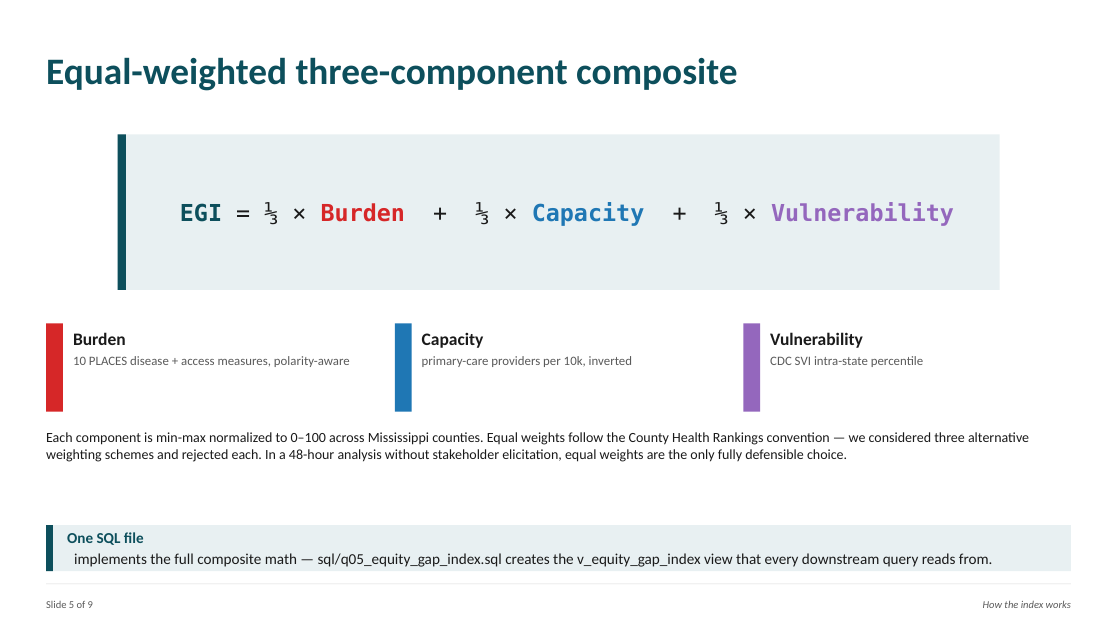
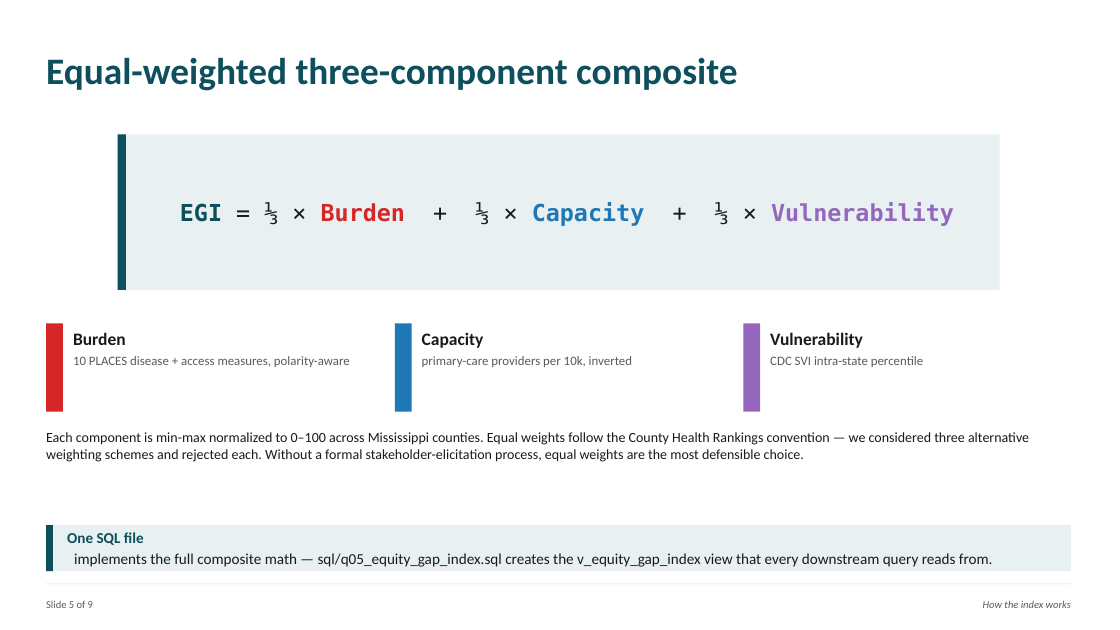
Before and after one commit to yarwen0/hackathon, a slide deck: slide 5 of presentation.pptx. Drawn at 1120x630 pixels with LibreOffice and Linux fonts; fonts in the diff are those of the drawing. Boxes give left, top, right and bottom in pixels: in the first picture for what was removed or moved away, otherwise in the second. Text is boxed around its words. In the diff, an @@ line names an element or a change of style, - is before the commit and + after.

```diff
--- a/presentation.pptx
+++ b/presentation.pptx
@@ text at [46,432,1029,462]: text changed @@
-Each component is min-max normalized to 0–100 across Mississippi counties. Equal weights follow the County Health Rankings convention — we considered three alternative weighting schemes and rejected each. In a 48-hour analysis without stakeholder elicitation, equal weights are the only fully defensible choice.
+Each component is min-max normalized to 0–100 across Mississippi counties. Equal weights follow the County Health Rankings convention — we considered three alternative weighting schemes and rejected each. Without a formal stakeholder-elicitation process, equal weights are the most defensible choice.
```
Also in this commit, not shown: 2 other slides changed, 6 other files.
